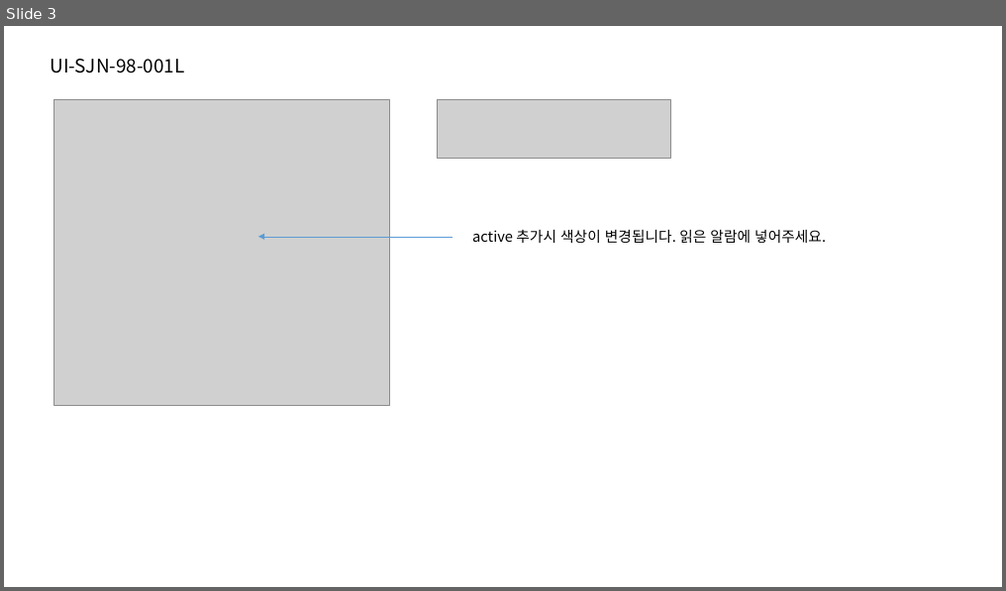
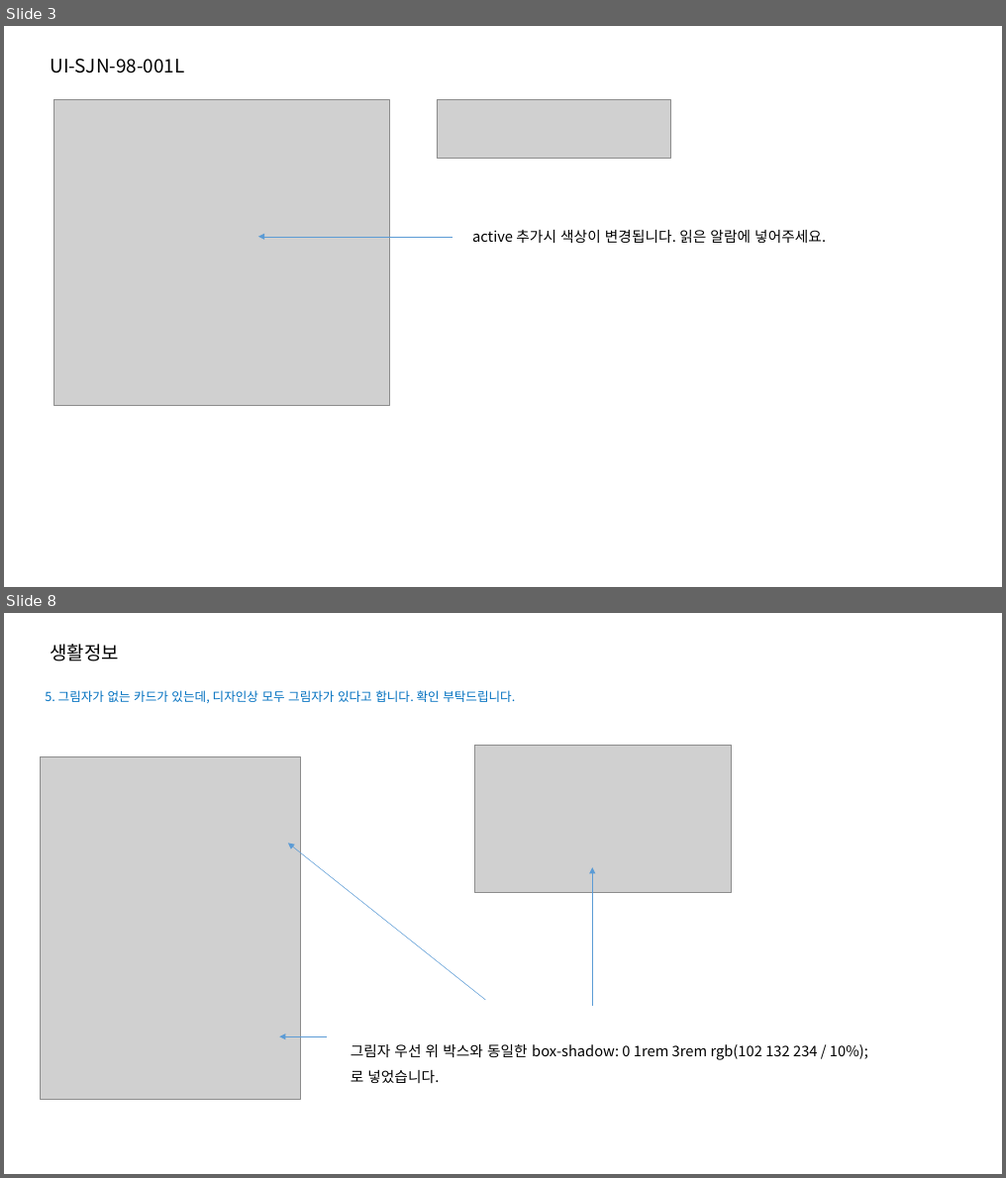
Before and after one commit to jeoungGyy/sejong, a slide deck: ppt/04-14.pptx. Shown one above the other, each under a label of ours: slide 3 before the commit, slides 3 and 8 after it; the slides between them are not shown. The pictures are 1006x591 and 1006x1178 pixels, drawn with LibreOffice and Linux fonts; fonts in the diff are those of the drawing; grey boxes stand for pictures. Boxes give left, top, right and bottom in pixels: in the first picture for what was removed or moved away, otherwise in the second. Text is boxed around its words. In the diff, an @@ line names an element or a change of style, - is before the commit and + after.

```diff
--- a/ppt/04-14.pptx
+++ b/ppt/04-14.pptx
@@ slide 8 added at [4, 613, 1002, 1174], background #FFFFFF @@
@@ text added at [51, 644, 120, 662], 18 pt, text #000000 @@
+생활정보
@@ text added at [45, 690, 515, 703], 12 pt, text #0070C0 @@
+5. 그림자가 없는 카드가 있는데, 디자인상 모두 그림자가 있다고 합니다. 확인 부탁드립니다.
@@ picture added at [40, 757, 301, 1099] @@
@@ picture added at [475, 746, 732, 893] @@
@@ arrow added from (485, 1000) to (288, 843), #5B9BD5 0.5 pt @@
@@ arrow added from (592, 1006) to (592, 867), #5B9BD5 0.5 pt @@
@@ arrow added from (327, 1037) to (279, 1037), #5B9BD5 0.5 pt @@
@@ text added at [350, 1045, 868, 1083], 14 pt, text #000000 @@
+그림자 우선 위 박스와 동일한 box-shadow: 0 1rem 3rem rgb(102 132 234 / 10%);
+로 넣었습니다.
```
Also in this commit, not shown: 5 other slides added, 5 other files.
